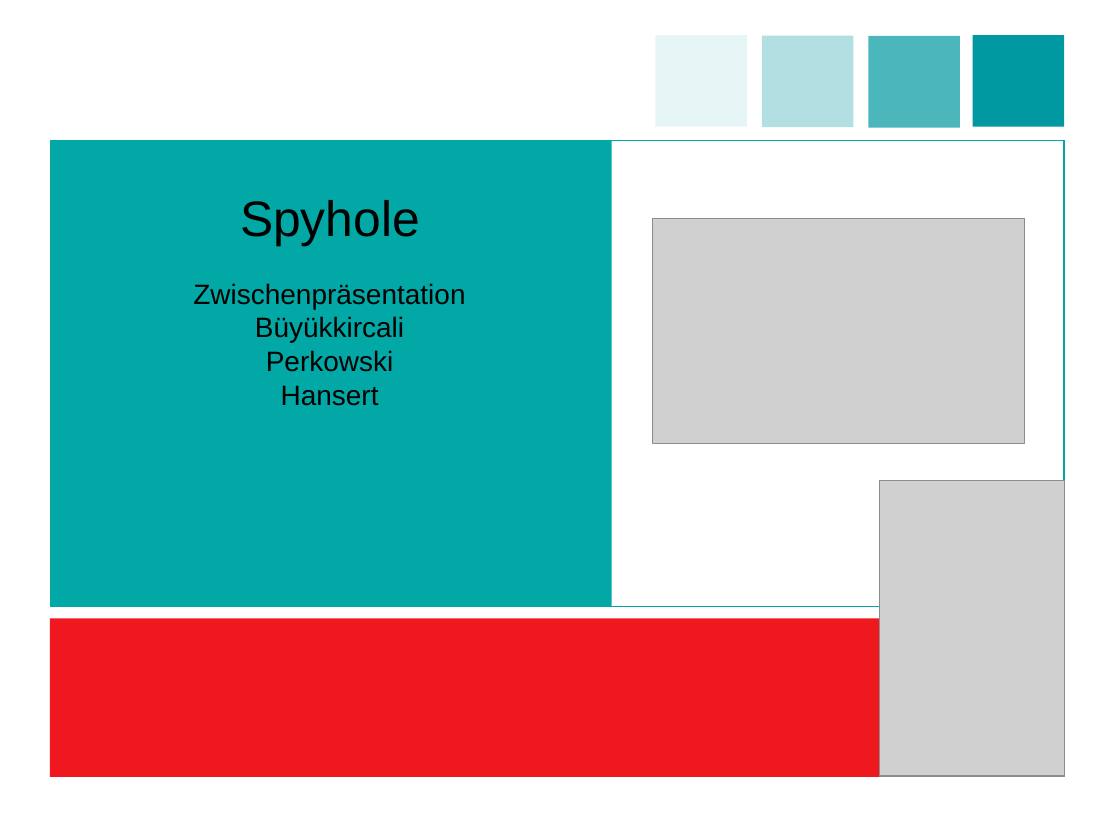
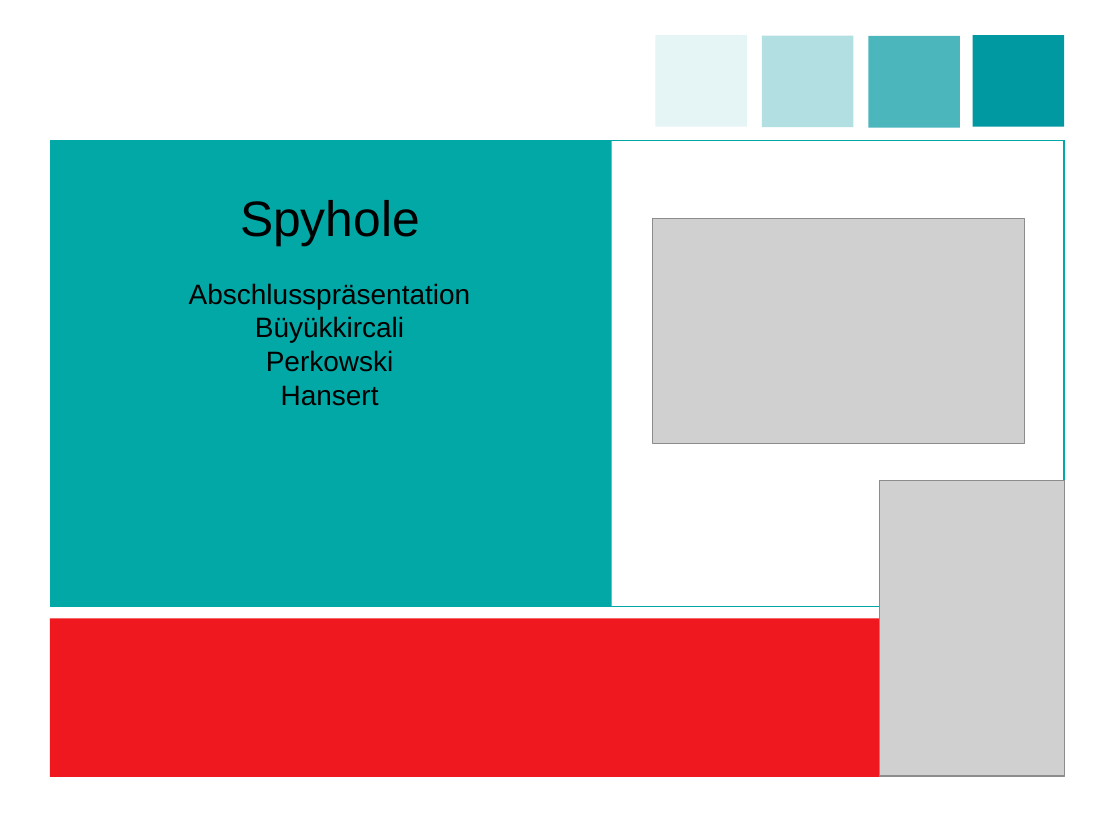
Before and after one commit to matt-han/TuerSpion, a slide deck: slide 1 of Projektpraesentation.ppt. Drawn at 1120x840 pixels with LibreOffice and Linux fonts; fonts in the diff are those of the drawing; grey boxes stand for pictures; background and template pictures are left out. Boxes give left, top, right and bottom in pixels: in the first picture for what was removed or moved away, otherwise in the second. Text is boxed around its words. In the diff, an @@ line names an element or a change of style, - is before the commit and + after.

```diff
--- a/Projektpraesentation.ppt
+++ b/Projektpraesentation.ppt
@@ text at [189,283,471,309]: text changed @@
-Zwischenpräsentation
+Abschlusspräsentation
```
Also in this commit, not shown: 8 other slides changed, 1 other file.
